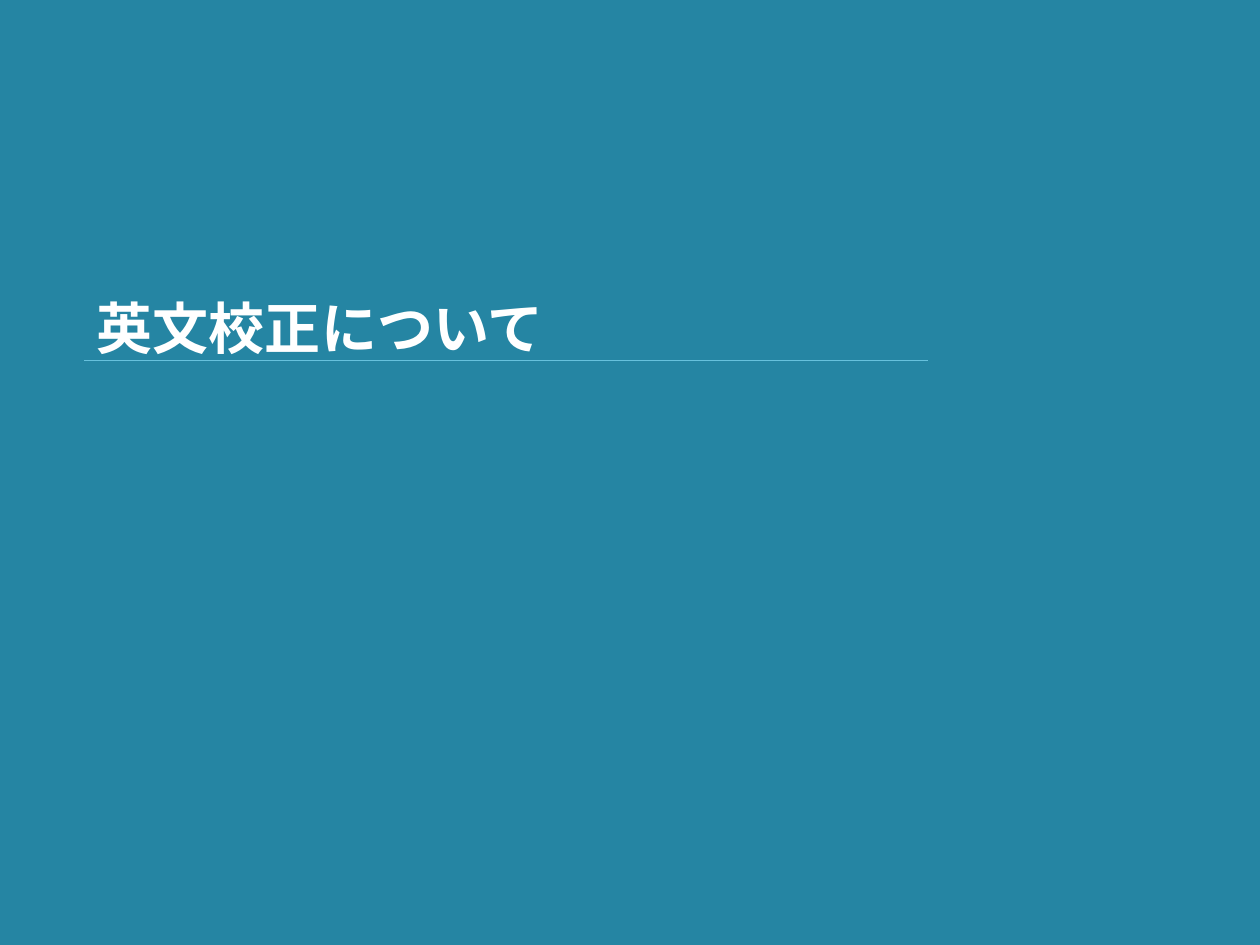
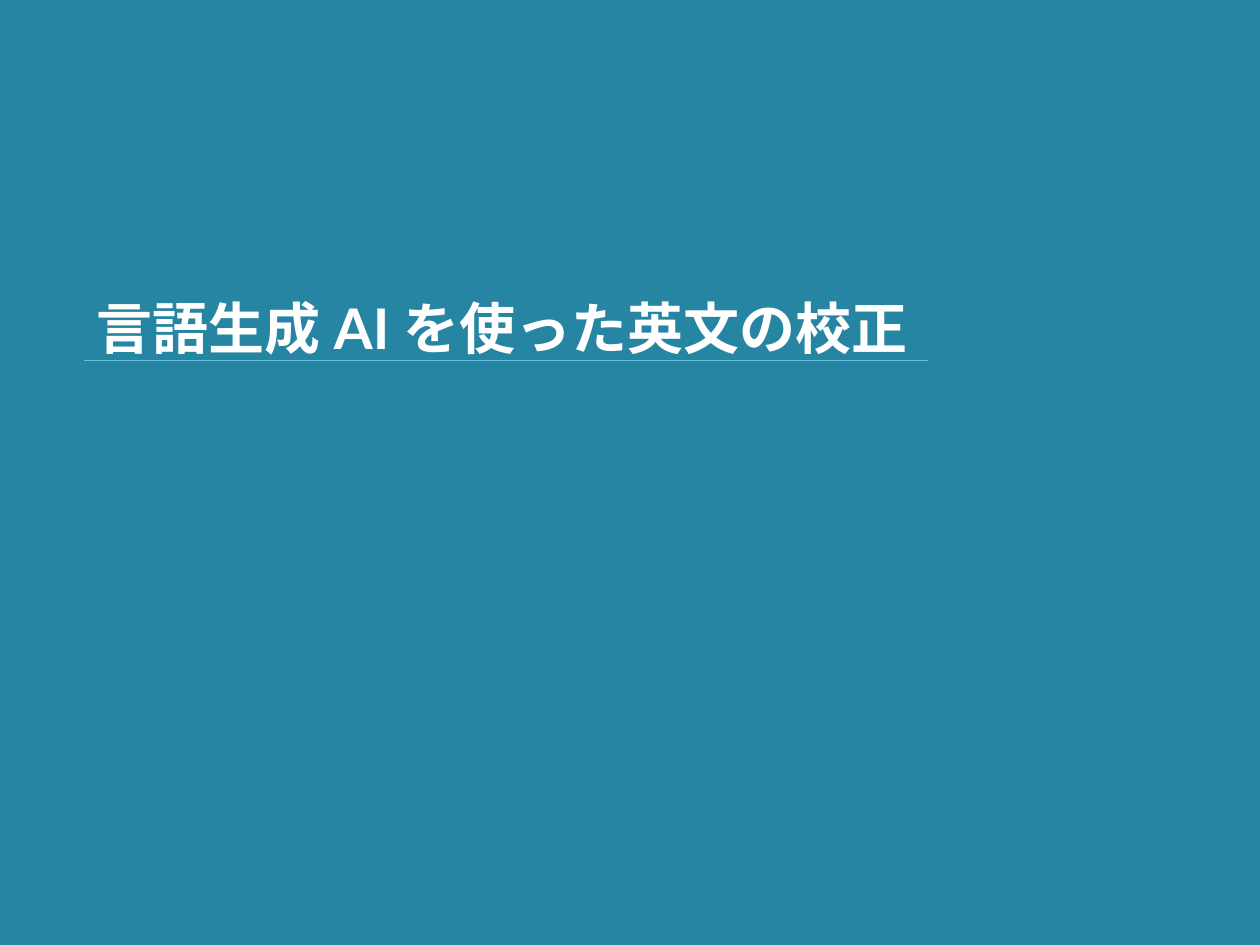
Before and after one commit to shioya-lab/how-to, a slide deck: slide 35 of translation.pptx (slide 39 before the commit). Drawn at 1260x945 pixels with LibreOffice and Linux fonts; fonts in the diff are those of the drawing. Boxes give left, top, right and bottom in pixels: in the first picture for what was removed or moved away, otherwise in the second. Text is boxed around its words. In the diff, an @@ line names an element or a change of style, - is before the commit and + after.

Commit message:
translation を v4 に
校正を ChatGPT を使った方法に変更

```diff
--- a/translation.pptx
+++ b/translation.pptx
@@ title at <box>97,301,907,361</box>: text changed @@
-英文校正について
+言語生成 AI を使った英文の校正
```
Also in this commit, not shown: 14 other slides changed, 6 slides added, 1 slide removed, 2 other files.
